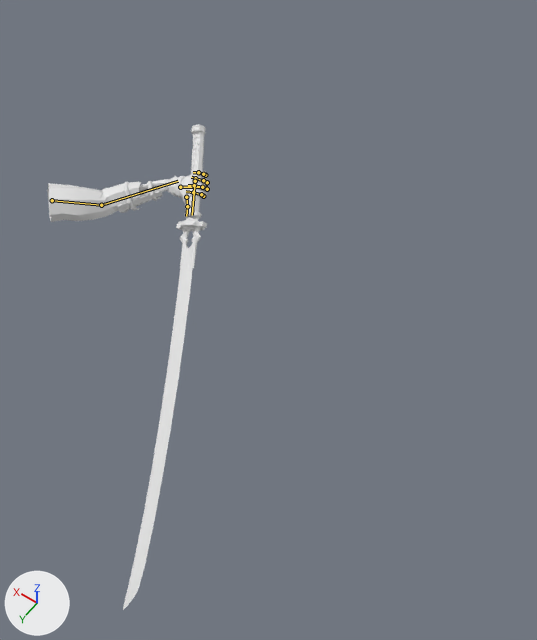
A saved change to the FBX model Onigatana Actual/Onigatana Actual/Assets/Models/Sword Attacks.fbx.
Rendered twice from a camera (50 mm lens) standing at (-7.9, 3.44, 7.13) and looking at (-3.5, -2.72, -2.55). The axes (+X, +Y, +Z) are drawn at lower left. The lights are the same throughout. Both versions are drawn at frame 6 of the action 'R_hand|attack 2'; the numbers are the values there. The bones that bend it are drawn over the model as lines.

Objects in the first picture: 'hand', 'sword'.
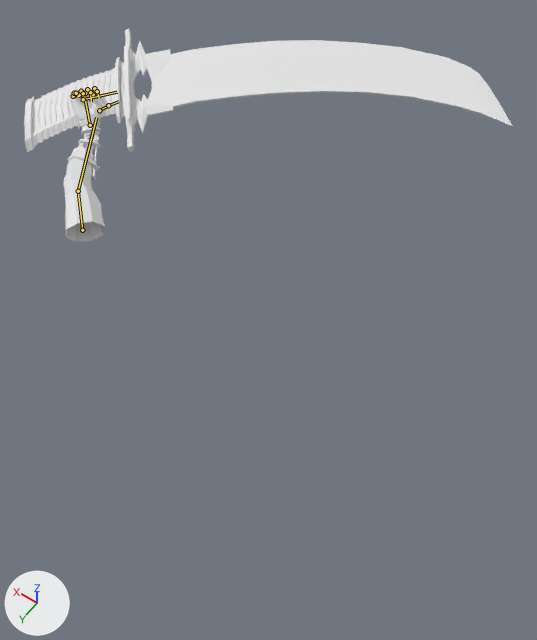
The change, as a diff of the scene's bpy script:
```diff
--- a/Onigatana Actual/Onigatana Actual/Assets/Models/Sword Attacks.fbx.py
+++ b/Onigatana Actual/Onigatana Actual/Assets/Models/Sword Attacks.fbx.py
@@ bone_r_upper_arm @@
 bone_r_upper_arm = bpy.data.objects['R_hand'].pose.bones['r_upper arm']  # child of 'main'
-bone_r_upper_arm.location = (0.403, 1.432, 0.996)
-bone_r_upper_arm.rotation_quaternion = (0.415, -0.122, 0.848, -0.305)  # degrees (53, 141, 36)
+bone_r_upper_arm.location = (0.051, 1.334, 0.026)
+bone_r_upper_arm.rotation_quaternion = (0.548, 0.6, 0.582, -0.028)  # degrees (123, 42, 64)
@@ bone_r_forarm @@
 bone_r_forarm = bpy.data.objects['R_hand'].pose.bones['r_forarm']  # child of 'r_upper arm'
-bone_r_forarm.rotation_quaternion = (0.911, 0.246, 0.058, 0.327)  # degrees (29, -3, 39)
+bone_r_forarm.rotation_quaternion = (0.982, 0.141, 0.014, 0.125)  # degrees (16, 0, 14)
@@ bone_r_hand @@
 bone_r_hand = bpy.data.objects['R_hand'].pose.bones['r_hand']  # child of 'r_forarm'
-bone_r_hand.location = (0.027, -0.01, -0.115)
-bone_r_hand.rotation_quaternion = (0.961, 0.071, 0.126, -0.235)  # degrees (5, 16, -27)
+bone_r_hand.location = (-0.06, -0.149, -0.001)
+bone_r_hand.rotation_quaternion = (0.954, 0.03, 0.187, 0.233)  # degrees (9, 20, 29)
@@ bone_r_hand_001 @@
 bone_r_hand_001 = bpy.data.objects['R_hand'].pose.bones['r_hand.001']  # child of 'r_hand'
-bone_r_hand_001.rotation_quaternion = (0.708, 0.21, -0.062, -0.672)  # degrees (23, 11, -85)
-bone_r_hand_001.scale = (0.99, 1.0, 1.0)
+bone_r_hand_001.rotation_quaternion = (0.686, 0.178, -0.198, -0.677)  # degrees (31, -2, -90)
+bone_r_hand_001.scale = (4.65, 1.0, 1.0)
```

Boxes (x1, y1, x2, y2) around the edits, measured in the pictures (537 x 640 px):
'sword', posed (475% wider, 74% shorter)
    before: (123, 125, 207, 610)
    after: (24, 29, 512, 152)
'hand', posed
    before: (47, 170, 209, 222)
    after: (63, 87, 105, 241)
bone 'r_upper arm', root to tip
    before: (52, 200) to (101, 205)
    after: (82, 230) to (78, 191)
bone 'r_forarm', root to tip
    before: (101, 205) to (178, 181)
    after: (78, 191) to (96, 117)
bone 'r_hand', root to tip
    before: (180, 187) to (207, 187)
    after: (90, 125) to (83, 91)
bone 'r_hand.001', root to tip
    before: (195, 181) to (192, 215)
    after: (83, 99) to (117, 92)
